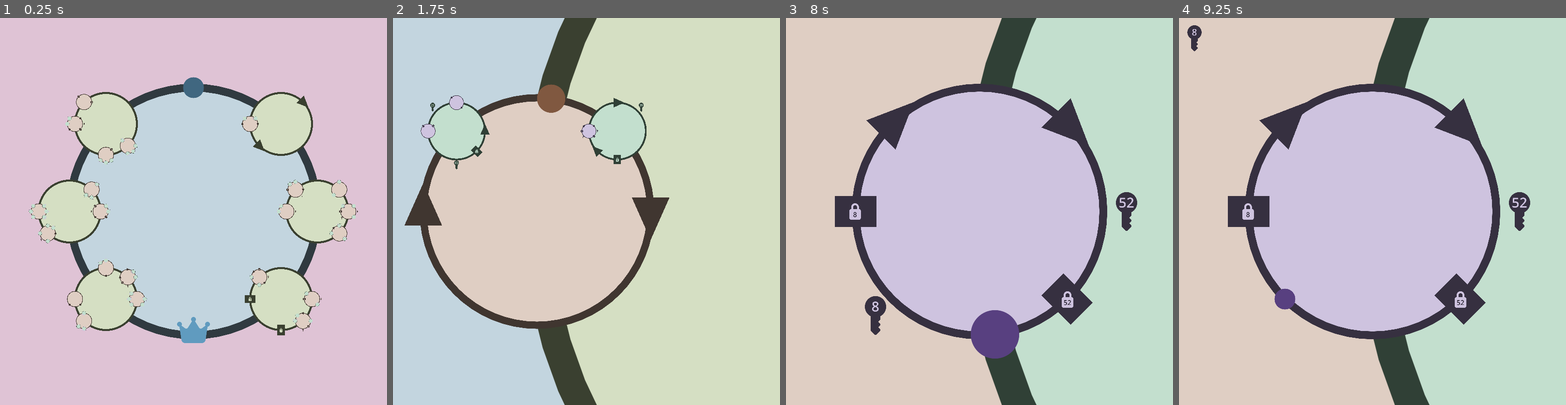
Above: before the commit, frames 1-4 (left to right).
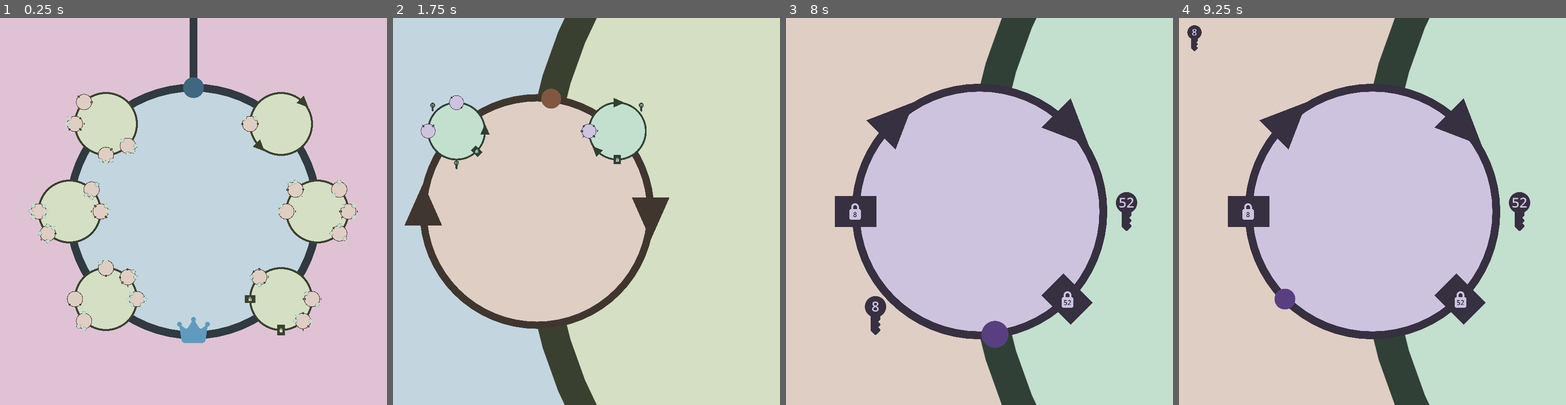
Above: after the commit, the same moments.

Repository: friedev/cycle-delver
Game: Godot game, scene res://src/main.tscn
Two runs of this game, one before a commit and one after it. Both use one fixed random seed, a clock stepped at 60 frames per second and the inputs below.
Inputs (mouse positions are in pixels of both pictures, inside the frame that each line leads up to):
- Up to frame 1 (0.25 s): no input
- Up to frame 2 (1.75 s): tap Enter at 0.5 s; move the mouse to (671, 192) at 0.52 s; hold W (move_out) 0.53-1.28 s; click (671, 192) at 0.8 s; move the mouse to (509, 230) at 1.27 s; click (509, 230) at 1.35 s; tap W (move_out) at 1.55 s
- Up to frame 3 (8 s): move the mouse to (1018, 126) at 2.02 s; press the mouse at (1018, 126) at 2.03 s; tap A (move_ccw) at 2.1, 6.6 s; move the mouse to (960, 288) at 2.77 s; release the mouse at (960, 288) at 2.78 s; tap D (move_cw) at 2.85, 7.35 s; click (960, 288) at 2.92 s; tap W (move_out) every 1.5 s from 3.05 to 7.55 s; move the mouse to (1095, 269) at 3.52 s; hold W (move_out) 3.53-4.28 s; click (1095, 269) at 3.8 s; move the mouse to (863, 153) at 4.27 s; click (863, 153) at 4.35 s; tap Space at 5 s; move the mouse to (998, 211) at 5.02 s; hold W (move_out) 5.03-5.78 s; click (998, 211) at 5.3 s; move the mouse to (921, 114) at 5.77 s; click (921, 114) at 5.85 s; move the mouse to (1064, 192) at 6.52 s; press the mouse at (1064, 192) at 6.53 s; move the mouse to (902, 230) at 7.27 s; release the mouse at (902, 230) at 7.28 s; click (902, 230) at 7.42 s
- Up to frame 4 (9.25 s): move the mouse to (1411, 126) at 8.02 s; hold W (move_out) 8.03-8.78 s; click (1411, 126) at 8.3 s; move the mouse to (1353, 288) at 8.77 s; click (1353, 288) at 8.85 s; tap W (move_out) at 9.05 s

The runs differ from the first frame. In frame 1, 0.3% of the frame differs, in the area x 49-51%, y 0-16%; in frame 2, 0.2%; in frame 3, 0.9%, in the area x 47-61%, y 75-88%; in frame 4, nothing differs.

Commit message:
Add entrance/exit and win condition

Diff:
--- /dev/null
+++ b/src/entrance.gd
@@ -0,0 +1 @@
+class_name Entrance extends Vertex
--- a/src/loop.gd
+++ b/src/loop.gd
@@ -80,6 +80,9 @@
 
 
 func _draw() -> void:
+	# Draw upward line from the root loop representing the entrance to the level
+	if not has_parent_loop():
+		draw_line(Vector2.ZERO, Vector2.UP * DRAW_RADIUS * 10.0, get_border_color(), BORDER_RADIUS, true)
 	draw_circle(Vector2.ZERO, DRAW_RADIUS, get_fill_color(), true)
 	draw_circle(Vector2.ZERO, DRAW_RADIUS, get_border_color(), false, BORDER_RADIUS, true)
 
@@ -175,11 +178,21 @@
 
 func generate_root() -> void:
 	generate_corridor_loop()
+	place_entrance()
 	place_goal()
 	assign_angles()
 	Key.generate_display_text()
 	get_tree().call_group("keys", "update_label")
 	get_tree().call_group("valves", "update_lock")
+
+
+# TODO make this less crappy
+func place_entrance() -> void:
+	var entrance: Entrance = Entrance.new()
+	vertices_ccw.append(entrance)
+	entrance.parent_direction = -1.0
+	entrance.angle = PI * -0.5
+	add_child(entrance)
 
 
 # TODO make this less crappy
--- a/src/player.gd
+++ b/src/player.gd
@@ -20,14 +20,17 @@
 		update_position.call_deferred()
 ## Sprite shown after reaching the goal.
 @export var goal_sprite: Sprite2D
+
 ## The vertex that the player is currently at. This can be a child of the
 ## current loop, parent of the current loop, or another vertex like a valve.
 var vertex: Vertex
+
 ## Has the player collected the goal item?
 var reached_goal: bool:
 	set(value):
 		reached_goal = value
 		goal_sprite.visible = reached_goal
+var game_over: bool
 
 ## List of IDs of keys the player has collected.
 var collected_keys: Array[int]
@@ -44,6 +47,7 @@
 
 
 func _ready() -> void:
+	vertex = loop.get_vertex(angle)
 	update_position.call_deferred()
 	queue_redraw()
 	update_sprite()
@@ -54,18 +58,18 @@
 
 
 func _unhandled_input(event: InputEvent) -> void:
-	if moving:
+	if moving or game_over:
 		return
 	handle_input_event(event)
 
 
 func handle_input_event(event: InputEvent) -> void:
-	assert(not moving)
+	assert(not moving and not game_over)
 	var input_direction := Input.get_axis("move_ccw", "move_cw")
 	if not is_zero_approx(input_direction):
 		move_to_next_vertex(input_direction)
 	elif event.is_action_pressed("move_out"):
-		if vertex != null and vertex == loop.get_parent_loop():
+		if can_move_out():
 			move_out()
 	elif event.is_action_pressed("move_toward_mouse"):
 		var mouse_angle := global_position.angle_to_point(get_global_mouse_position())
@@ -88,6 +92,14 @@
 func _process(delta: float) -> void:
 	if moving:
 		animate_movement(delta)
+
+
+func can_move_out() -> bool:
+	return vertex != null and (
+		vertex == loop.get_parent_loop() or (
+			vertex is Entrance and reached_goal
+		)
+	)
 
 
 func move_to_angle(to_angle: float) -> void:
@@ -154,7 +166,11 @@
 	while skip_next_vertex:
 		next_vertex_angle = loop.get_next_vertex_angle(next_vertex_angle, direction)
 		next_vertex = loop.get_vertex(next_vertex_angle)
-		skip_next_vertex = next_vertex is Valve and (next_vertex as Valve).is_passable(direction)
+		skip_next_vertex = (
+			# This first condition should only happen due to the level entrance
+			next_vertex == vertex or
+			(next_vertex is Valve and (next_vertex as Valve).is_passable(direction))
+		)
 
 	last_direction = direction
 	move_to_angle(next_vertex_angle)
@@ -163,20 +179,28 @@
 ## If at an intersection with the current loop's parent, move along it until
 ## reaching the next intersection along the parent in that direction.
 func move_out() -> void:
-	assert(vertex != null and vertex == loop.get_parent_loop())
+	assert(can_move_out())
+	if vertex is Entrance and reached_goal:
+		ascend()
+		return
 	var direction := loop.get_parent_intersection_direction(angle)
 	angle = loop.get_parent_angle(direction)
 	loop = loop.get_parent()
 	move_to_next_vertex(direction)
 
 
+func ascend() -> void:
+	game_over = true
+	create_tween().tween_property(self, "global_position", Vector2.UP * Loop.DRAW_RADIUS * 2.0, 4.0).set_trans(Tween.TRANS_QUAD).set_ease(Tween.EASE_IN)
+
+
 func update_position() -> void:
 	global_position = loop.global_position + Vector2(loop.radius, 0).rotated(angle)
 
 
 func update_sprite() -> void:
 	var new_scale := Vector2.ONE * pow(Loop.CHILD_RADIUS, maxi(0, loop.depth))
-	create_tween().tween_property(self, "scale", new_scale, 0.25).set_trans(Tween.TRANS_QUAD).set_ease(Tween.EASE_OUT)
+	create_tween().tween_property(self, "scale", new_scale, 0.25).set_trans(Tween.TRANS_EXPO).set_ease(Tween.EASE_OUT)
 	var hue := loop.get_hue()
 	self_modulate = Color.from_hsv(hue, 0.5, 0.5)
 	goal_sprite.modulate = Goal.hue_to_color(hue)
@@ -186,6 +210,6 @@
 ## currently move.
 func get_movement_angles() -> Array[float]:
 	var angles: Array[float] = [angle - PI * 0.5, angle + PI * 0.5]
-	if vertex == loop.get_parent():
+	if can_move_out():
 		angles.append(angle)
 	return angles
Not shown, added: src/entrance.gd.uid
